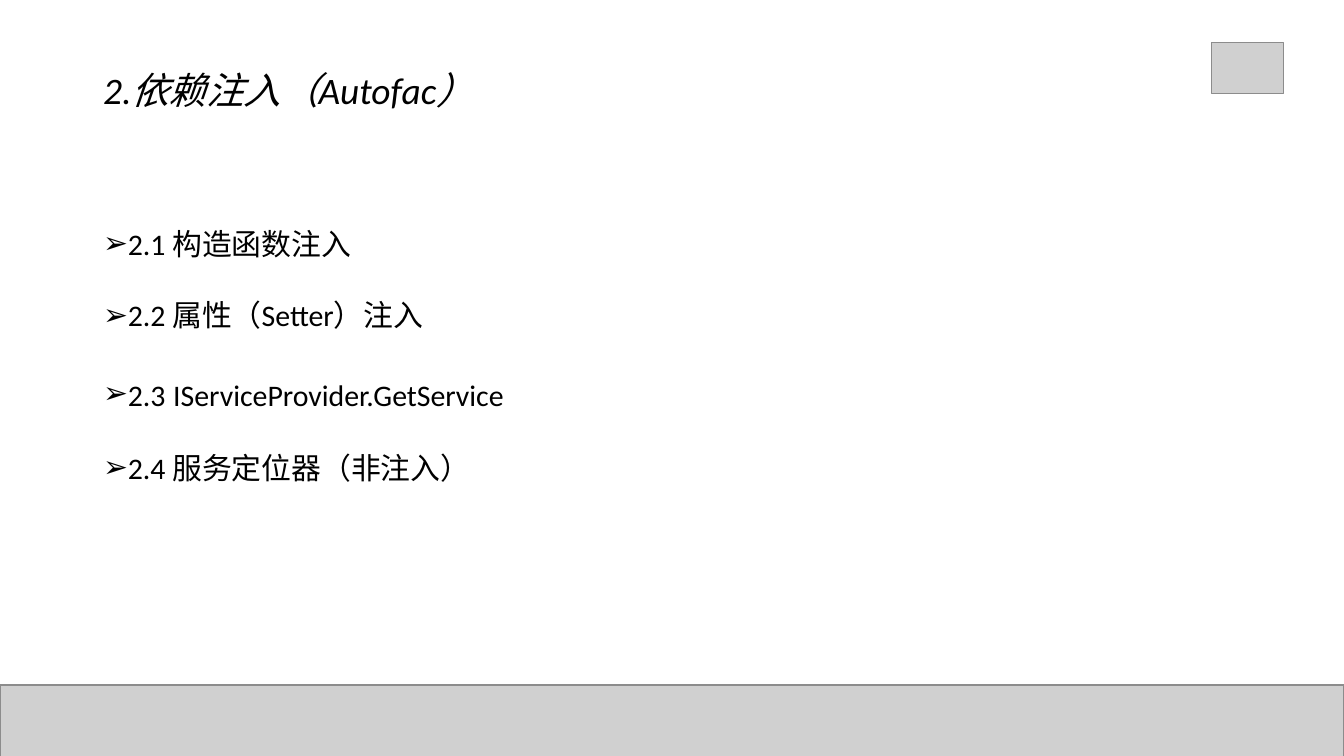
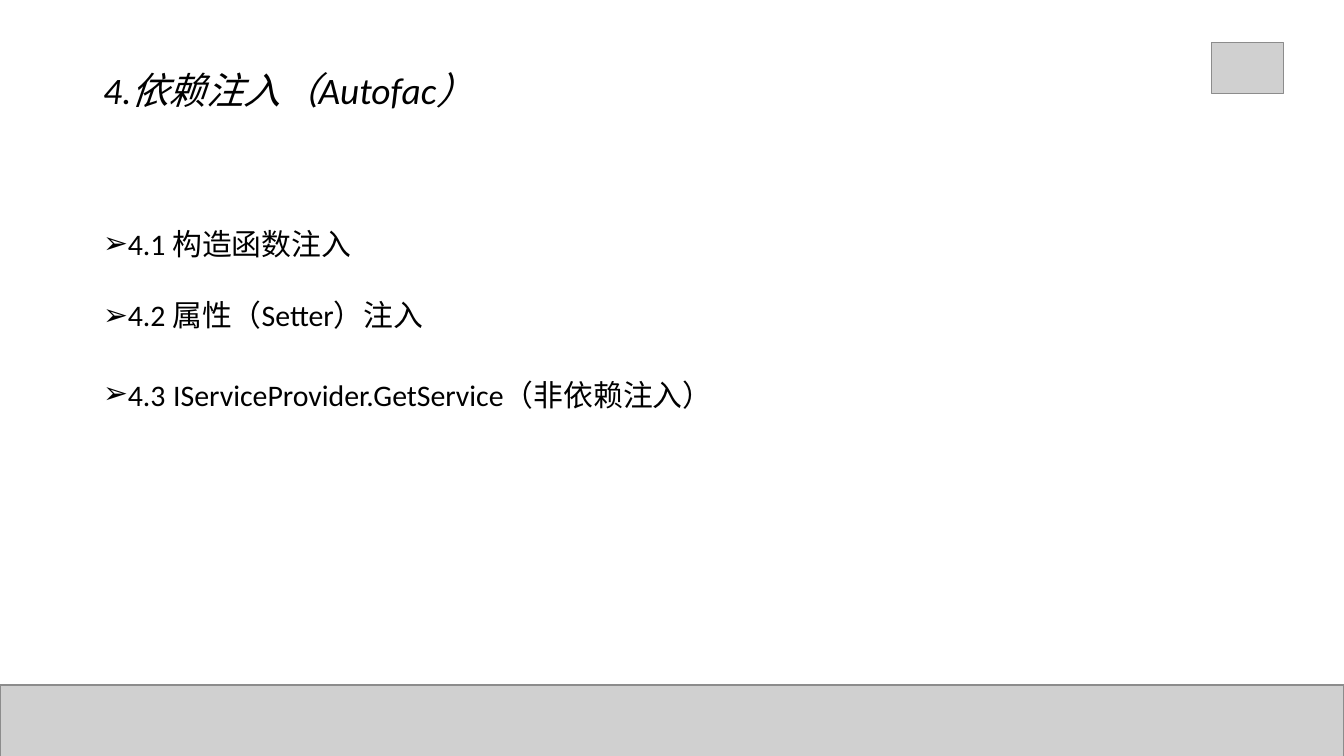
Before and after one commit to Mrchensama/DependenceInjection, a slide deck: slide 34 of 陈胡-依赖注入.pptx (slide 33 before the commit). Drawn at 1344x756 pixels with LibreOffice and Linux fonts; fonts in the diff are those of the drawing; grey boxes stand for pictures. Boxes give left, top, right and bottom in pixels: in the first picture for what was removed or moved away, otherwise in the second. Text is boxed around its words. In the diff, an @@ line names an element or a change of style, - is before the commit and + after.

```diff
--- a/陈胡-依赖注入.pptx
+++ b/陈胡-依赖注入.pptx
@@ text at bbox=[103, 72, 437, 109]: text changed @@
-2.依赖注入（Autofac）
+4.依赖注入（Autofac）
@@ text at bbox=[128, 230, 712, 409]: text changed @@
-➢ 2.1 构造函数注入
-➢ 2.2 属性（Setter）注入
-➢ 2.3 IServiceProvider.GetService
-➢ 2.4 服务定位器（非注入）
+➢ 4.1 构造函数注入
+➢ 4.2 属性（Setter）注入
+➢ 4.3 IServiceProvider.GetService（非依赖注入）
```
Also in this commit, not shown: 28 other slides changed, 4 slides added, 4 slides removed, 5 other files.
